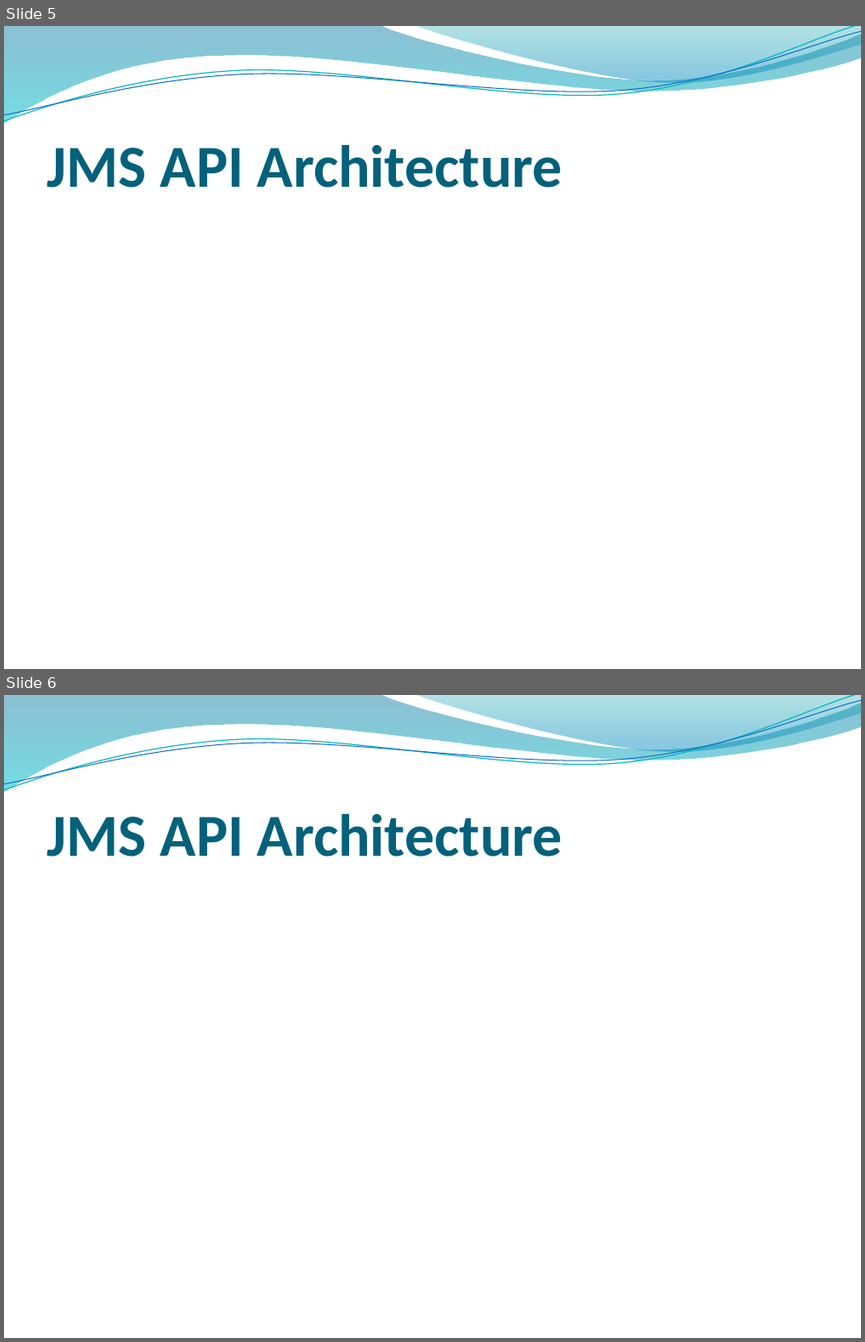
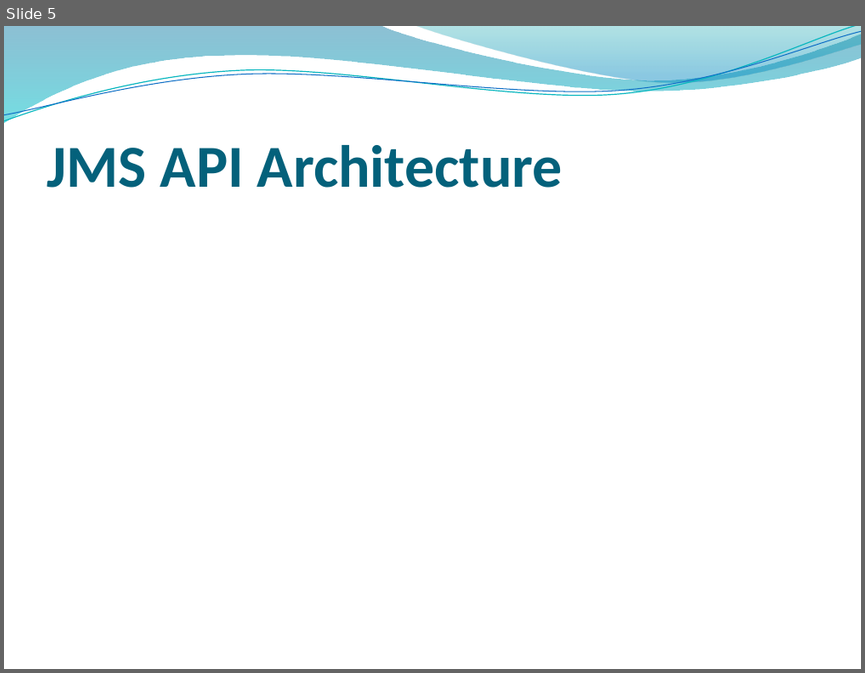
Before and after one commit to shovonis/presentation, a slide deck: jms.pptx. Shown one above the other, each under a label of ours: slides 5 and 6 before the commit, slide 5 after it. The pictures are 865x1342 and 865x673 pixels, drawn with LibreOffice and Linux fonts; fonts in the diff are those of the drawing; background and template pictures are left out. Boxes give left, top, right and bottom in pixels: in the first picture for what was removed or moved away, otherwise in the second. Text is boxed around its words. In the diff, an @@ line names an element or a change of style, - is before the commit and + after.

```diff
--- a/jms.pptx
+++ b/jms.pptx
@@ slide 6 removed at (x1=4, y1=695, x2=861, y2=1338), background picture (left out); not listed: 4 template elements that a slide beside it also shows @@
@@ title removed at (x1=46, y1=814, x2=562, y2=857) @@
-JMS API Architecture
```
Also in this commit, not shown: 1 slide added.
